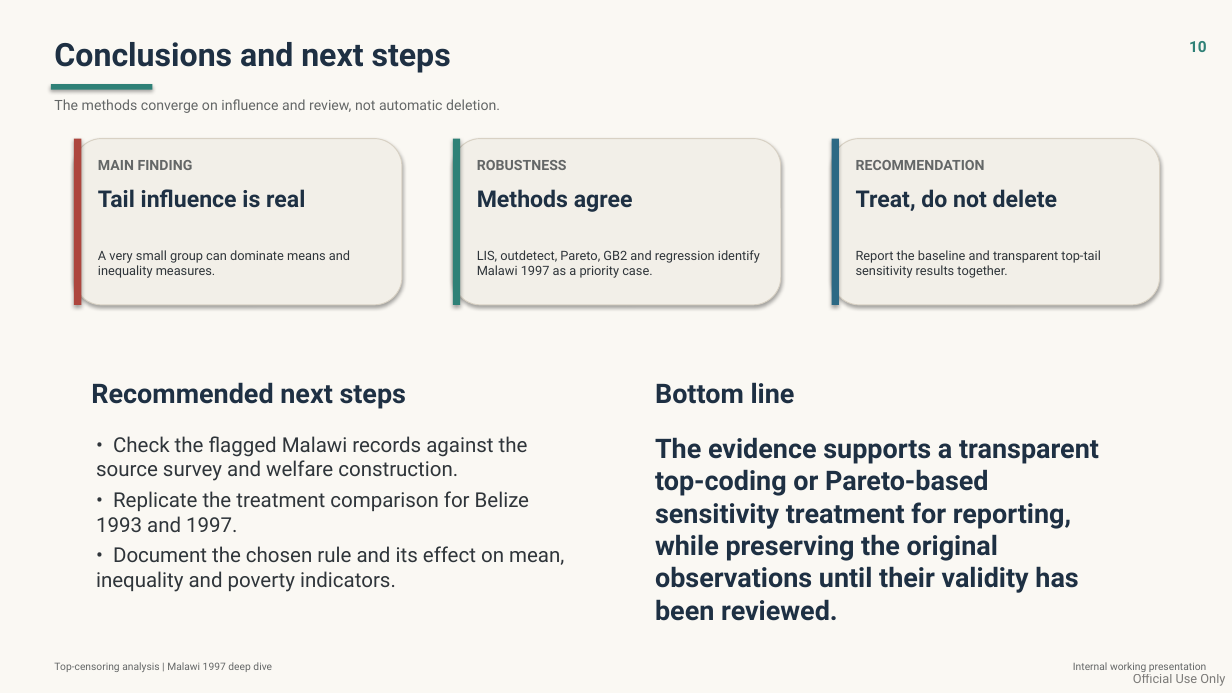
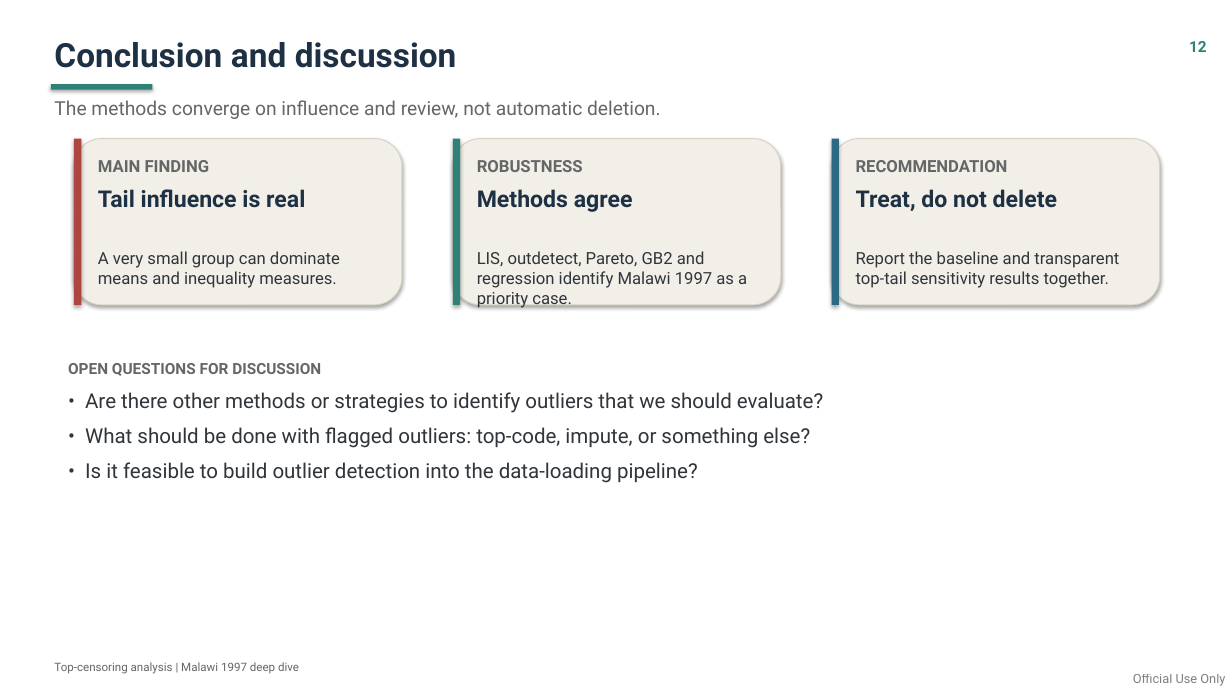
Before and after one commit to daniavayu/bindata_check, a slide deck: slide 13 of top_censoring/top_censoring_slides.pptx (slide 11 before the commit). Drawn at 1232x693 pixels with LibreOffice and Linux fonts; fonts in the diff are those of the drawing. Boxes give left, top, right and bottom in pixels: in the first picture for what was removed or moved away, otherwise in the second. Text is boxed around its words. In the diff, an @@ line names an element or a change of style, - is before the commit and + after.

Commit message:
Clean generated analysis outputs

```diff
--- a/top_censoring/top_censoring_slides.pptx
+++ b/top_censoring/top_censoring_slides.pptx
@@ background #FAF8F3 to #FFFFFF @@
@@ text at (54, 42, 457, 68): text changed; size 25 to 26 pt @@
-Conclusions and next steps
+Conclusion and discussion
@@ text at (1189, 41, 1207, 52): text changed @@
-10
+12
@@ text "The methods converge on influence ..." at (54, 100, 661, 119): size 11 to 15 pt @@
@@ size 11 to 13 pt in 3 elements at (98, 160, 210, 172), (477, 160, 583, 172), (856, 160, 1008, 172) @@
@@ size 10 to 13 pt in 3 elements at (98, 251, 340, 288), (477, 251, 747, 308), (856, 251, 1119, 288) @@
@@ text added at (68, 363, 823, 483), 16 pt, text #2F353A @@
+OPEN QUESTIONS FOR DISCUSSION
+• Are there other methods or strategies to identify outliers that we should evaluate?
+• What should be done with flagged outliers: top-code, impute, or something else?
+• Is it feasible to build outlier detection into the data-loading pipeline?
@@ text removed at (91, 382, 407, 409) @@
-Recommended next steps
@@ text removed at (655, 382, 795, 404) @@
-Bottom line
@@ text removed at (96, 436, 528, 481) @@
-• Check the flagged Malawi records against the source survey and welfare construction.
@@ text removed at (655, 437, 1099, 621) @@
-The evidence supports a transparent top-coding or Pareto-based sensitivity treatment for reporting, while preserving the original observations until their validity has been reviewed.
@@ text removed at (96, 491, 529, 532) @@
-• Replicate the treatment comparison for Belize 1993 and 1997.
@@ text removed at (96, 546, 564, 592) @@
-• Document the chosen rule and its effect on mean, inequality and poverty indicators.
@@ text "Top-censoring analysis | Malawi 1997 ..." at (54, 662, 299, 674): size 8 to 9 pt @@
@@ text removed at (1073, 662, 1206, 672) @@
-Internal working presentation
```
Also in this commit, not shown: 8 other slides changed, 4 slides added, 2 slides removed, 27 other files.
